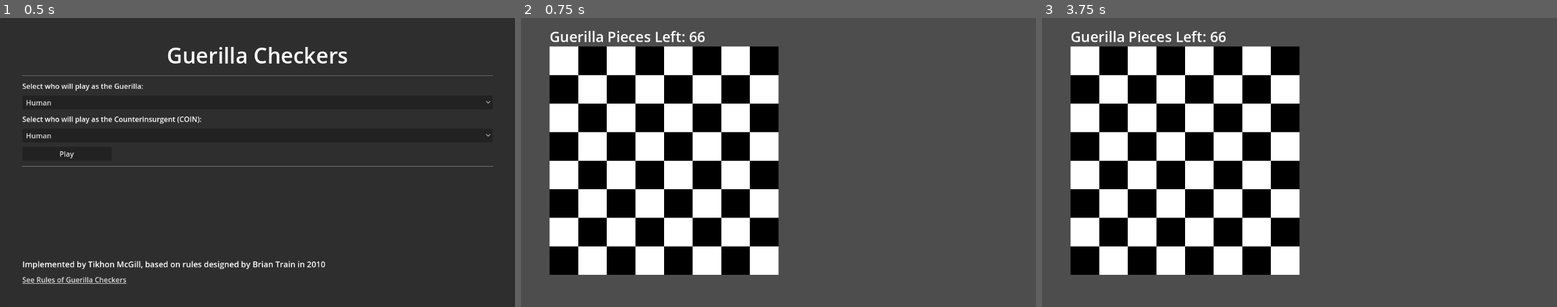
Above: before the commit, frames 1-3 (left to right).
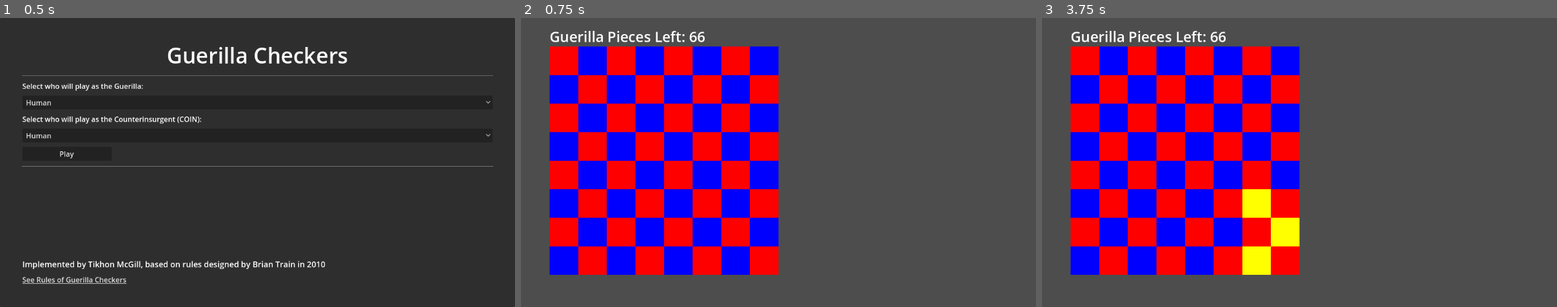
Above: after the commit, the same moments.

Repository: TikhonMcGill/guerilla-checkers
Game: Godot game, scene res://assets/scenes/main_menu/main_menu.tscn
The game is run twice, just before and just after one commit, with the same random seed, the same clock (stepped at 60 frames per second) and the same inputs.
Inputs (mouse positions are in pixels of both pictures, inside the frame that each line leads up to):
- Up to frame 1 (0.5 s): no input
- Up to frame 2 (0.75 s): click "Play" at 0.5 s
- Up to frame 3 (3.75 s): tap Enter at 1.25, 2.75 s; move the mouse to (1412, 148) at 1.27 s; tap Space at 2, 3.5 s; move the mouse to (1196, 176) at 2.02 s; move the mouse to (1351, 98) at 2.77 s; move the mouse to (1273, 220) at 3.52 s

Frame 1 is identical in both runs. In frame 2, 35% of the frame differs, in the area x 5-51%, y 9-89%; in frame 3, 35%.

Commit message:
Complete Cell visualization, begin Board corners

Diff:
--- a/assets/objects/game_state.gd
+++ b/assets/objects/game_state.gd
@@ -43,14 +43,14 @@
 
 #region Constants
 ##All of the Cells on the board into which COIN Checkers may be moved
-const CELLS : Array[int] = [
+const CELLS = [
 	0,1,2,3,4,5,6,7,8,9,10,11,12,
 	13,14,15,16,17,18,19,20,21,22,
 	23,24,25,26,27,28,29,30,31
 ]
 
 ##All Corners in which Guerilla Pieces may be placed
-const CORNERS : Array[int] = [
+const CORNERS = [
 	0,1,2,3,4,5,6,7,8,9,10,11,12,
 	13,14,15,16,17,18,19,20,21,22,
 	23,24,25,26,27,28,29,30,31,32,
@@ -59,7 +59,7 @@
 ]
 
 ##The corners of every cell
-const CELL_CORNERS : Array[Array] = [
+const CELL_CORNERS = [
 	[0,1],
 	[2,3],
 	[4,5],
@@ -95,7 +95,7 @@
 ]
 
 ##The cells adjacent to every cell
-const CELL_ADJACENCIES : Array[Array] = [
+const CELL_ADJACENCIES = [
 	[4,5],
 	[5,6],
 	[6,7],
@@ -131,7 +131,7 @@
 ]
 
 ##The corners adjacent to every corner
-const CORNER_ADJACENCIES : Array[Array] = [
+const CORNER_ADJACENCIES = [
 	[1,7],
 	[0,2,8],
 	[1,3,9],
@@ -220,7 +220,7 @@
 var guerilla_piece_positions : Array[int] = []
 
 ##Get the diagonally-adjacent Cells to this cell
-func get_adjacent_cells(cell : int) -> Array[int]:
+func get_adjacent_cells(cell : int):
 	assert(cell >= 0 and cell <= 31,"Cell to get adjacencies of must be between 0 and 31")
 	return CELL_ADJACENCIES[cell]
 
@@ -296,7 +296,7 @@
 	#If it's the COIN Player's turn and they haven't taken a piece, the Checker can move to any unoccupied
 	#diagonally-adjacent Cell
 	if game_state == STATE.COIN_TURN:
-		var movement_options := get_adjacent_cells(from_cell)
+		var movement_options = get_adjacent_cells(from_cell)
 		var result = []
 
 		for m in movement_options:
@@ -307,7 +307,7 @@
 	#If the COIN Player took 1 or more pieces, then they can only move to an adjacent cell if it means taking another
 	#Guerilla Piece (per the rules of Guerilla Checkers)
 	elif game_state == STATE.COIN_TOOK_PIECE:
-		var movement_options := get_adjacent_cells(from_cell)
+		var movement_options = get_adjacent_cells(from_cell)
 		var result = []
 
 		for m in movement_options:
--- /dev/null
+++ b/assets/scenes/game_board/corner/corner.gd
@@ -0,0 +1,8 @@
+extends ColorRect
+
+class_name Corner
+
+signal mouse_entered_corner(corner : Corner)
+
+func _on_mouse_entered():
+	mouse_entered_corner.emit(self)
--- /dev/null
+++ b/assets/scenes/game_board/corner/corner.tscn
@@ -0,0 +1,16 @@
+[gd_scene load_steps=2 format=3 uid="uid://58eimgxc5tn2"]
+
+[ext_resource type="Script" path="res://assets/scenes/game_board/corner/corner.gd" id="1_24edk"]
+
+[node name="Corner" type="ColorRect"]
+script = ExtResource("1_24edk")
+
+[node name="Label" type="Label" parent="."]
+layout_mode = 1
+anchors_preset = 15
+anchor_right = 1.0
+anchor_bottom = 1.0
+grow_horizontal = 2
+grow_vertical = 2
+
+[connection signal="mouse_entered" from="." to="." method="_on_mouse_entered"]
--- a/assets/scenes/game_board/game_board.gd
+++ b/assets/scenes/game_board/game_board.gd
@@ -1,17 +1,24 @@
 extends Node2D
+
+const TILE_SCENE := preload("res://assets/scenes/game_board/tile/tile.tscn")
+const CORNER_SCENE := preload("res://assets/scenes/game_board/corner/corner.tscn")
+
+signal mouse_over_tile(tile : Tile)
+signal mouse_over_corner(corner : Corner)
 
 @export_color_no_alpha var tile_color_1 = Color.WHITE
 @export_color_no_alpha var tile_color_2 = Color.BLACK
 @export_color_no_alpha var corner_color = Color.WEB_GRAY
 
 @export var tile_size : int = 48
+@export var label_cells : bool = false
 
 @onready var tiles = $Tiles
 @onready var corners = $Corners
 
 @onready var pieces_left_label = $PiecesLeftLabel
 
-var cells : Array[ColorRect] = []
+var cells : Array[Tile] = []
 
 func _ready():
 	_initialize_board()
@@ -22,18 +29,20 @@
 
 func _initialize_cells():
 	var col1 = true
-	for x in range(8):
-		for y in range(8):
+	for y in range(8):
+		for x in range(8):
 			var col: Color = tile_color_1
 			if col1 == false:
 				col = tile_color_2
 
-			_create_tile(col,Vector2i(x,y))
+			var tile = _create_tile(col,Vector2i(x,y))
 
-			#It is at the second color (the blacks) that the COIN Checkers are placed,
+			#It is at the second color (e.g. the blacks) that the COIN Checkers are placed,
 			#So we keep track of those specifically
 			if col1 == false:
-				cells.append(tiles.get_child(tiles.get_child_count()-1))
+				cells.append(tile)
+				if label_cells == true:
+					tile.get_node("Label").text = str(len(cells)-1)
 
 			col1 = not col1
 		col1 = not col1
@@ -43,12 +52,33 @@
 	pieces_left_label.add_theme_font_size_override("font_size",tile_size / 2)
 	pieces_left_label.position = Vector2i(0,-pieces_left_label.size.y)
 
-func _create_tile(_tile_col : Color,_tile_pos : Vector2i) -> void:
-	var new_tile := ColorRect.new()
+##Create a Tile representing a cell with the selected color at the selected position
+func _create_tile(_tile_col : Color,_tile_pos : Vector2i) -> Tile:
+	var new_tile : Tile = TILE_SCENE.instantiate()
 	new_tile.size = Vector2i(tile_size,tile_size)
 
 	new_tile.global_position = _tile_pos * tile_size
 
 	new_tile.color = _tile_col
 
+	new_tile.mouse_entered_tile.connect(handle_mouse_tile_enter)
+
 	tiles.add_child(new_tile)
+
+	return new_tile
+
+##Create a Corner with the selected color at the selected position
+func _create_corner(_corner_col : Color,_corner_pos : Vector2i) -> Corner:
+	var new_corner : Corner = CORNER_SCENE.instantiate()
+	new_corner.size = Vector2i(tile_size/4,tile_size/4)
+
+	return new_corner
+
+func handle_mouse_tile_enter(tile : Tile):
+	mouse_over_tile.emit(tile)
+
+func handle_mouse_corner_enter(corner : Corner):
+	mouse_over_corner.emit(corner)
+
+func get_cell_tile(cell : int) -> Tile:
+	return cells[cell]
--- /dev/null
+++ b/assets/scenes/game_board/tile/tile.gd
@@ -0,0 +1,8 @@
+extends ColorRect
+
+class_name Tile
+
+signal mouse_entered_tile(tile : Tile)
+
+func _on_mouse_entered():
+	mouse_entered_tile.emit(self)
--- /dev/null
+++ b/assets/scenes/game_board/tile/tile.tscn
@@ -0,0 +1,13 @@
+[gd_scene load_steps=2 format=3 uid="uid://bibmdxpg714md"]
+
+[ext_resource type="Script" path="res://assets/scenes/game_board/tile/tile.gd" id="1_wqv4k"]
+
+[node name="Tile" type="ColorRect"]
+script = ExtResource("1_wqv4k")
+
+[node name="Label" type="Label" parent="."]
+layout_mode = 0
+offset_right = 40.0
+offset_bottom = 23.0
+
+[connection signal="mouse_entered" from="." to="." method="_on_mouse_entered"]
--- a/assets/scenes/game_scene/game_scene.gd
+++ b/assets/scenes/game_scene/game_scene.gd
@@ -2,7 +2,15 @@
 
 const MAIN_MENU_PATH := "res://assets/scenes/main_menu/main_menu.tscn"
 
+var game_state : GameState
+
 @onready var quit_confirmation_dialog = $QuitConfirmationDialog
+@onready var game_board = $GameBoard
+
+@onready var adjacency_test_timer = $AdjacencyTestTimer
+
+func _ready():
+	game_state = GameState.new()
 
 func _unhandled_key_input(event):
 	if event.is_action_pressed("escape") == true:
@@ -10,3 +18,15 @@
 
 func _on_quit_confirmation_dialog_confirmed():
 	get_tree().change_scene_to_file(MAIN_MENU_PATH)
+
+func _on_game_board_mouse_over_tile(tile : Tile):
+	var tile_index : int = game_board.cells.find(tile)
+
+	if tile_index == -1:
+		return
+
+	tile.color = tile.color.inverted()
+
+	for x in game_state.get_adjacent_cells(tile_index):
+		var tile2 : Tile = game_board.get_cell_tile(x)
+		tile2.color = tile2.color.inverted()
--- a/assets/scenes/game_scene/game_scene.tscn
+++ b/assets/scenes/game_scene/game_scene.tscn
@@ -14,6 +14,12 @@
 
 [node name="GameBoard" parent="." instance=ExtResource("2_s2l1n")]
 position = Vector2(64, 64)
+tile_color_1 = Color(1, 0, 0, 1)
+tile_color_2 = Color(0, 0, 1, 1)
 tile_size = 64
 
+[node name="AdjacencyTestTimer" type="Timer" parent="."]
+wait_time = 0.5
+
 [connection signal="confirmed" from="QuitConfirmationDialog" to="." method="_on_quit_confirmation_dialog_confirmed"]
+[connection signal="mouse_over_tile" from="GameBoard" to="." method="_on_game_board_mouse_over_tile"]
